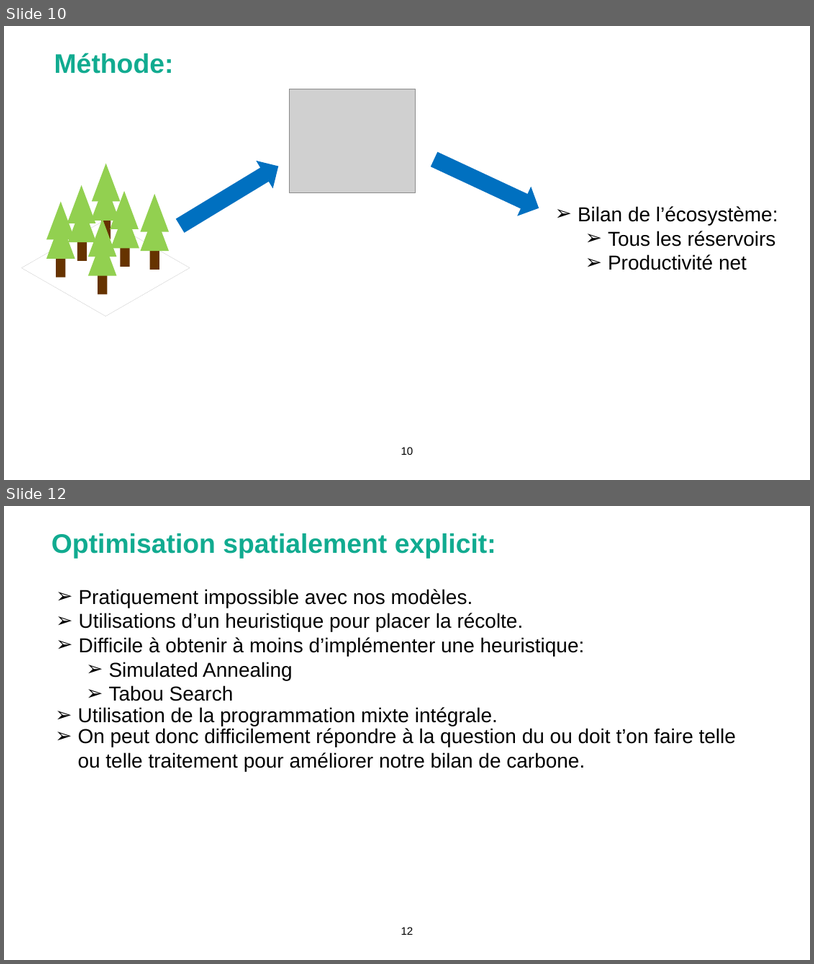
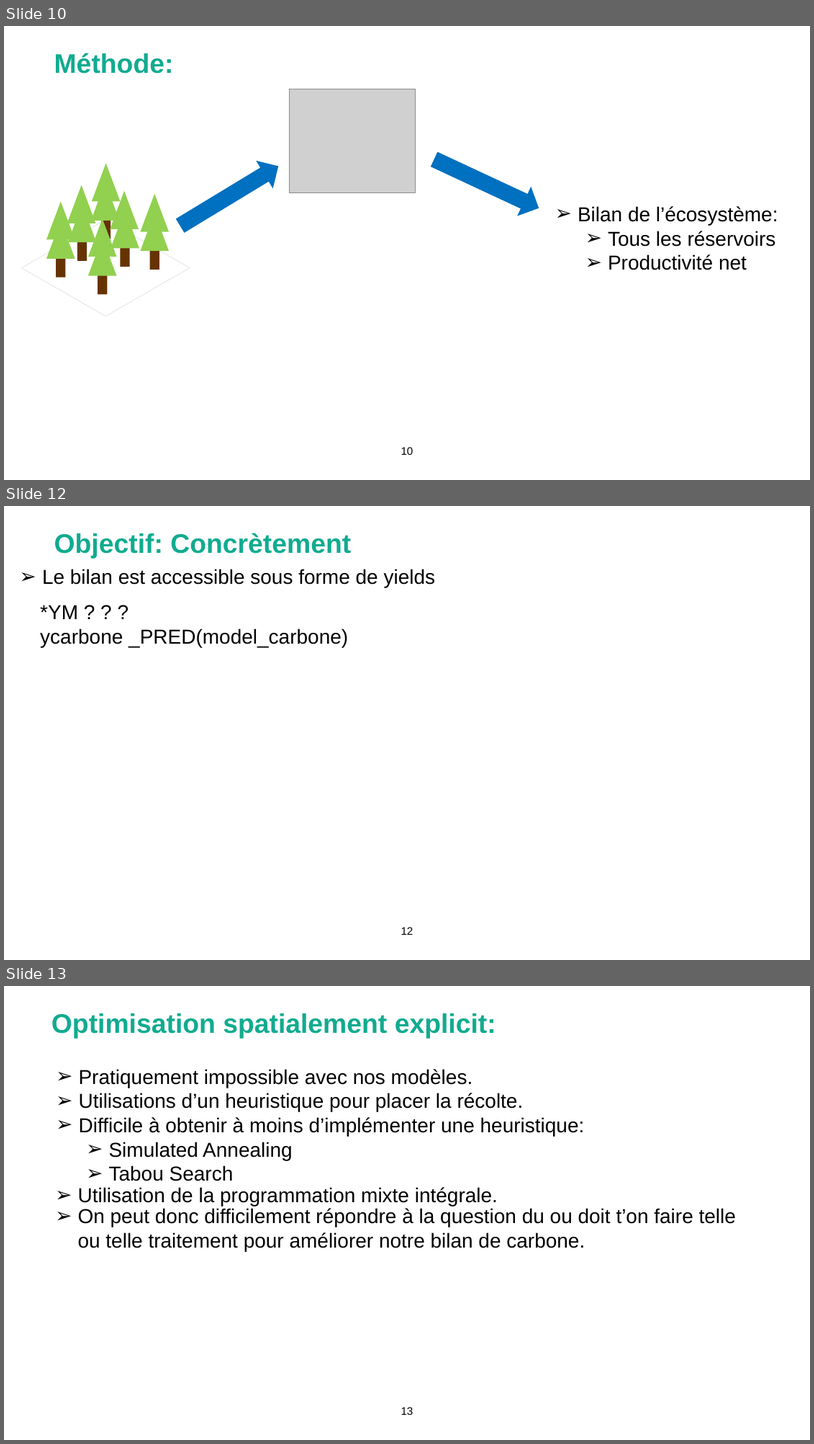
Before and after one commit to Bureau-du-Forestier-en-chef/FMT, a slide deck: Documentation/FORAC_carbone.pptx. Shown one above the other, each under a label of ours: slides 10 and 12 before the commit, slides 10, 12 and 13 after it; the slides between them are not shown. The pictures are 814x964 and 814x1444 pixels, drawn with LibreOffice and Linux fonts; fonts in the diff are those of the drawing; grey boxes stand for pictures; background and template pictures are left out. Boxes give left, top, right and bottom in pixels: in the first picture for what was removed or moved away, otherwise in the second. Text is boxed around its words. In the diff, an @@ line names an element or a change of style, - is before the commit and + after.

```diff
--- a/Documentation/FORAC_carbone.pptx
+++ b/Documentation/FORAC_carbone.pptx
@@ slide 12 added at <box>4,506,810,960</box>, background picture (left out) @@
@@ title added at <box>54,533,351,558</box>, 32 pt, text #11AB90, bold @@
+Objectif: Concrètement
@@ text added at <box>42,569,436,588</box>, 24 pt, text #000000 @@
+  ➢ Le bilan est accessible sous forme de yields
@@ text added at <box>40,605,348,647</box>, 24 pt, text #000000 @@
+  *YM ? ? ?
+  ycarbone _PRED(model_carbone)
@@ page number added at <box>401,926,414,934</box>, 13 pt, text #000000 @@
+12
@@ what was slide 12 is now slide 13 @@
@@ page number at <box>401,1406,414,1414</box>: text changed @@
-12
+13
```
Also in this commit, not shown: 1 other slide added, 1 slide removed, 3 other files.
